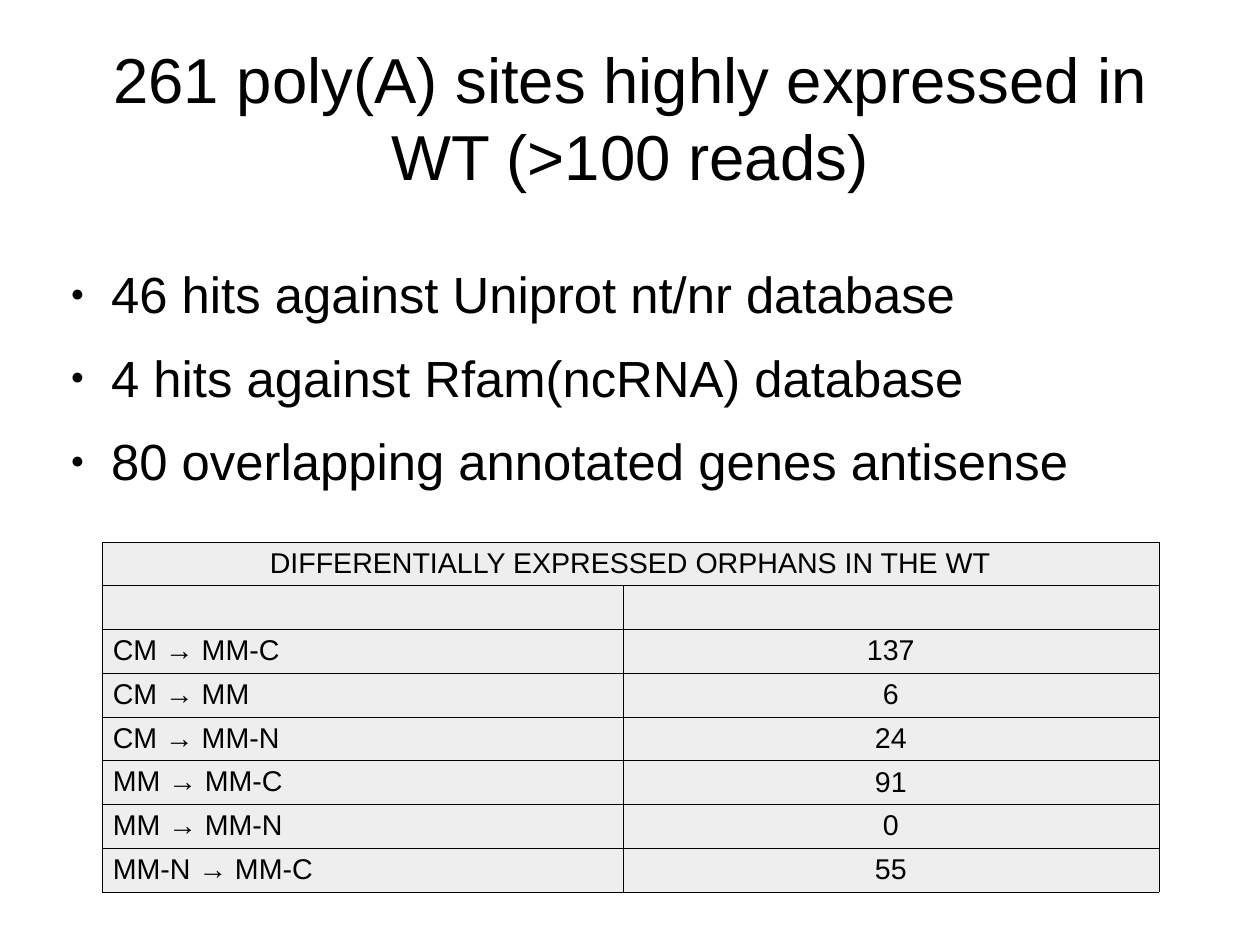
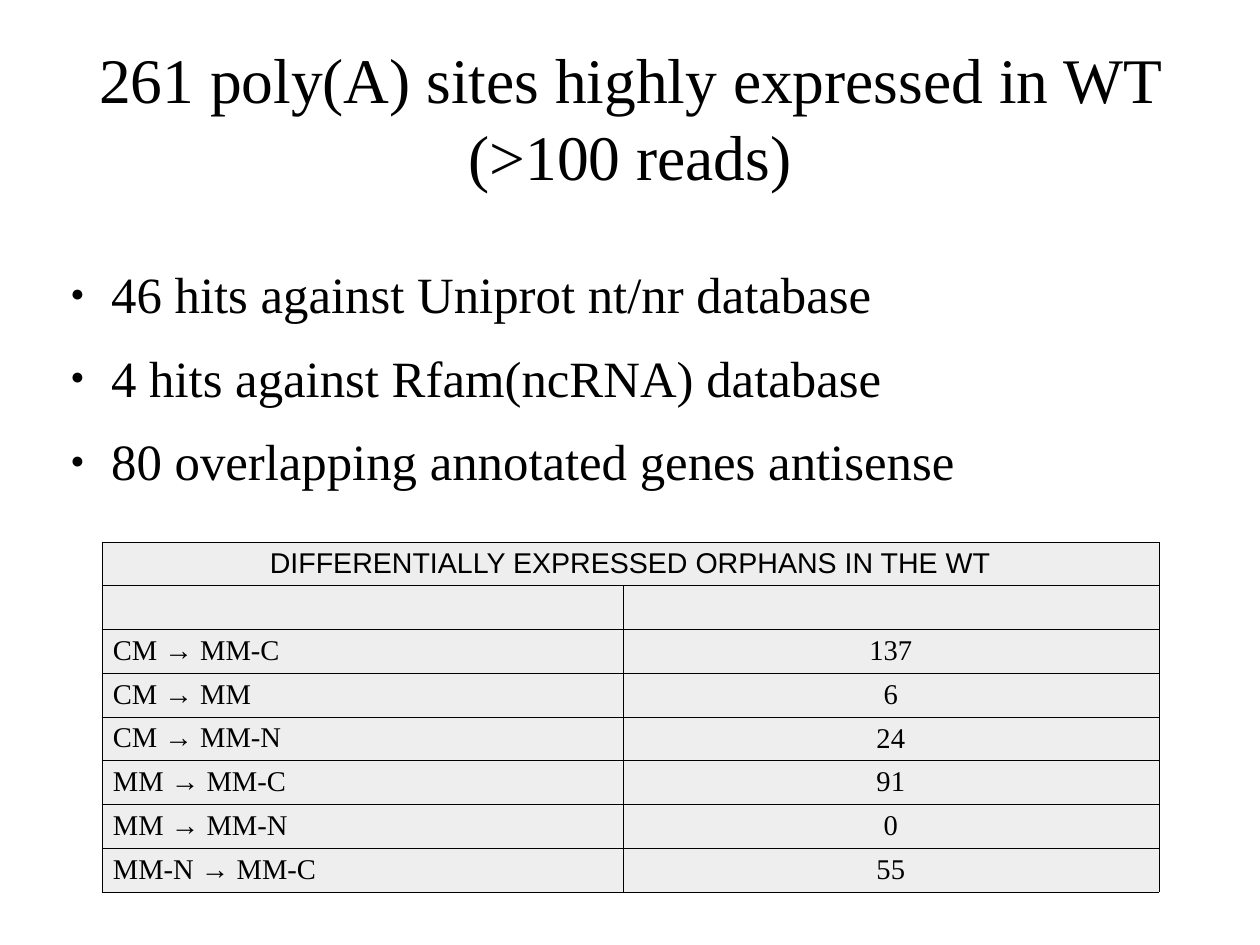
Before and after one commit to wilkinsonlab/m-oryzae-polya, a slide deck: slide 13 of doc/oryzae_presentation.odp. Drawn at 1260x945 pixels with LibreOffice and Linux fonts; fonts in the diff are those of the drawing. Boxes give left, top, right and bottom in pixels: in the first picture for what was removed or moved away, otherwise in the second. Text is boxed around its words. In the diff, an @@ line names an element or a change of style, - is before the commit and + after.

```diff
--- a/doc/oryzae_presentation.odp
+++ b/doc/oryzae_presentation.odp
@@ title "261 poly(A) sites highly expressed ..." at [99, 59, 1162, 191]: font Arial to Times New Roman @@
@@ text "46 hits against Uniprot nt/nr ..." at [111, 277, 954, 490]: font Arial to Times New Roman @@
@@ table at [102, 542, 1159, 892] @@
@@ font Arial to Times New Roman in "CM → MM-C", "137", "CM → MM", "6" and 8 more places @@
```
Also in this commit, not shown: 53 other slides changed, 2 slides added, 10 slides removed, 4 other files.
